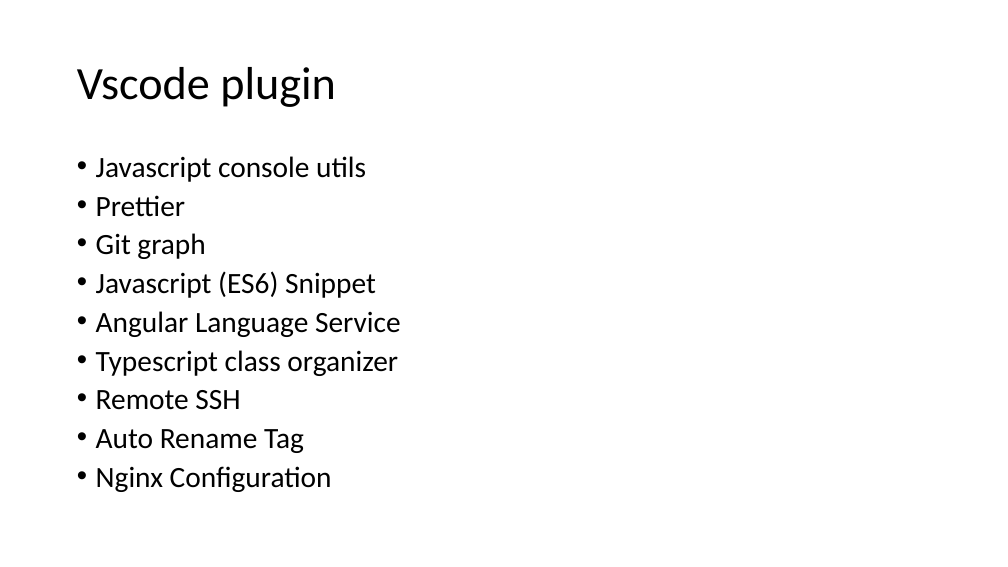
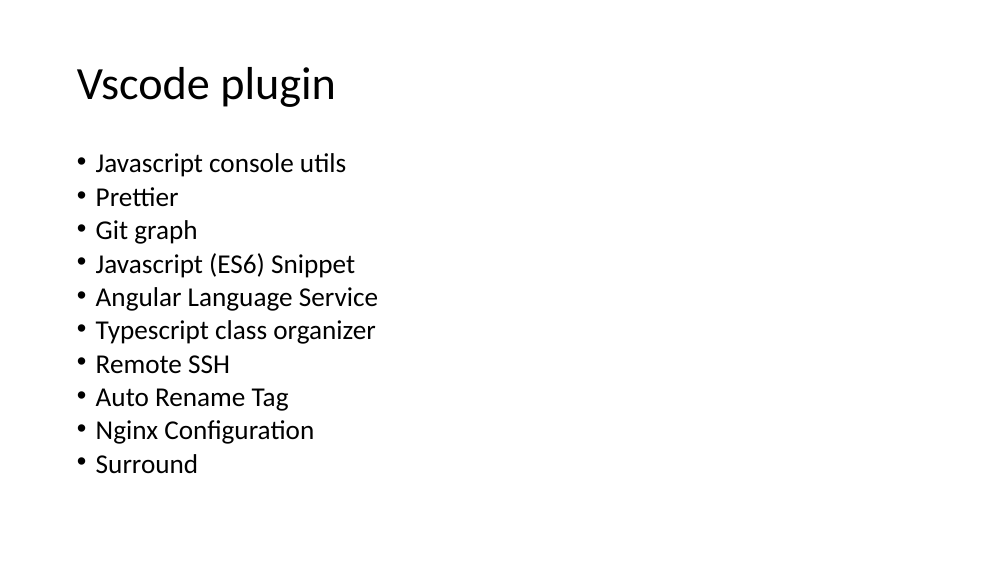
Before and after one commit to jlg-formation/fuj-juillet-2020, a slide deck: slide 6 of notes.pptx. Drawn at 1008x567 pixels with LibreOffice and Linux fonts; fonts in the diff are those of the drawing. Boxes give left, top, right and bottom in pixels: in the first picture for what was removed or moved away, otherwise in the second. Text is boxed around its words. In the diff, an @@ line names an element or a change of style, - is before the commit and + after.

Commit message:
doc

```diff
--- a/notes.pptx
+++ b/notes.pptx
@@ text at <box>96,153,378,444</box>: size 28 to 25.9 pt; line spacing 0.8 to 0.7 @@
@@ text at <box>96,454,198,474</box>: paragraph added @@
+• Surround
```
Also in this commit, not shown: 1 slide added.
